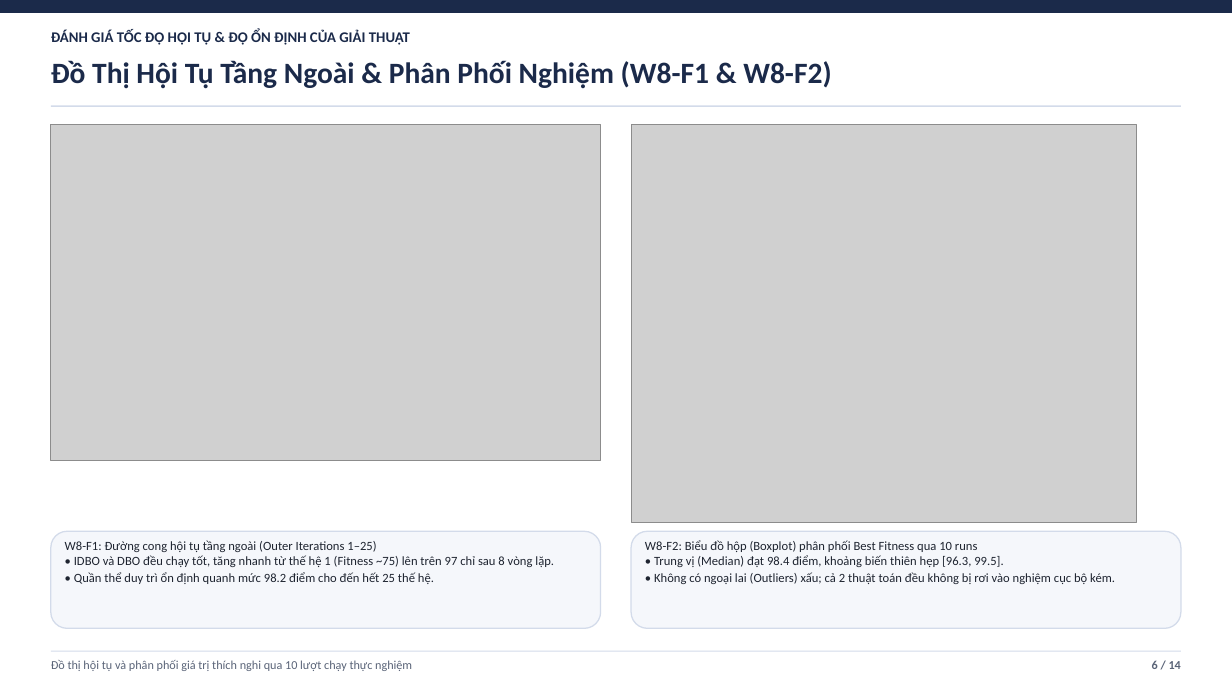
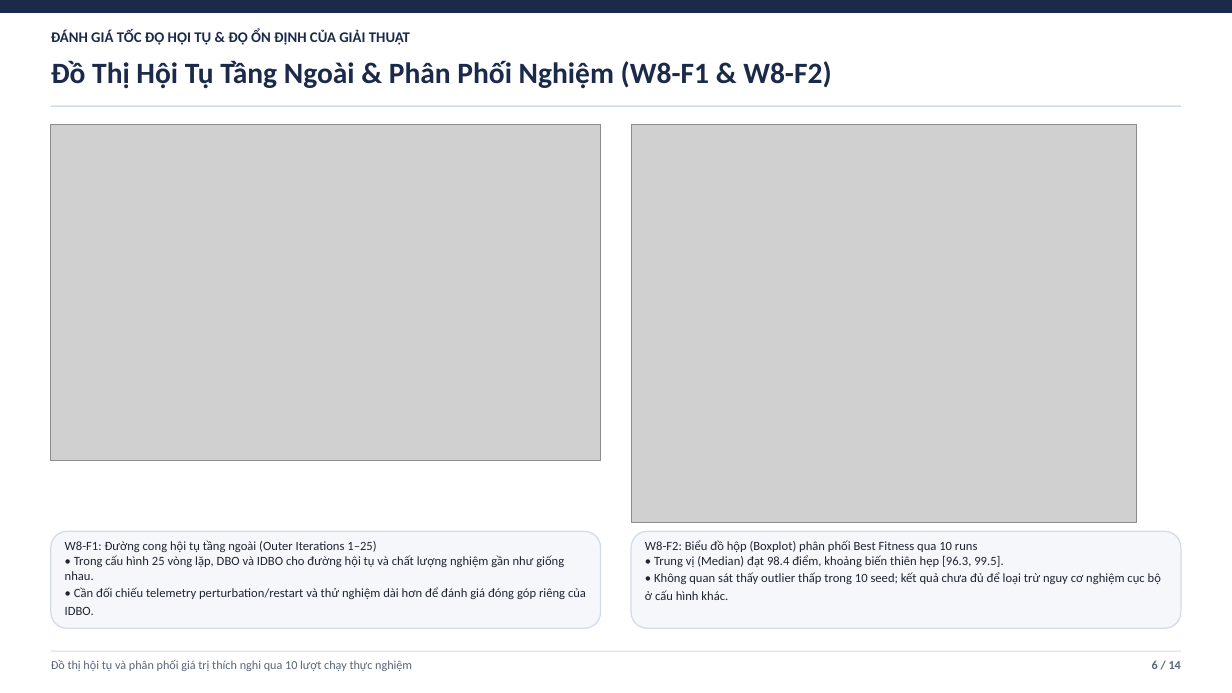
Before and after one commit to duylequang2303/DBO_heathcare, a slide deck: slide 6 of docs/slides/Slide_Bao_Cao_Tuan_8_9_DBO_IDBO.pptx. Drawn at 1232x693 pixels with LibreOffice and Linux fonts; fonts in the diff are those of the drawing; grey boxes stand for pictures. Boxes give left, top, right and bottom in pixels: in the first picture for what was removed or moved away, otherwise in the second. Text is boxed around its words. In the diff, an @@ line names an element or a change of style, - is before the commit and + after.

```diff
--- a/docs/slides/Slide_Bao_Cao_Tuan_8_9_DBO_IDBO.pptx
+++ b/docs/slides/Slide_Bao_Cao_Tuan_8_9_DBO_IDBO.pptx
@@ text at <box>65,540,586,615</box>: text changed @@
-W8-F1: Đường cong hội tụ tầng ngoài (Outer Iterations 1–25)
-• IDBO và DBO đều chạy tốt, tăng nhanh từ thế hệ 1 (Fitness ~75) lên trên 97 chỉ sau 8 vòng lặp.
-• Quần thể duy trì ổn định quanh mức 98.2 điểm cho đến hết 25 thế hệ.
+W8-F1: Đường cong hội tụ tầng ngoài (Outer Iterations 1–25)
+• Trong cấu hình 25 vòng lặp, DBO và IDBO cho đường hội tụ và chất lượng nghiệm gần như giống nhau.
+• Cần đối chiếu telemetry perturbation/restart và thử nghiệm dài hơn để đánh giá đóng góp riêng của IDBO.
@@ text at <box>645,540,1161,600</box>: text changed @@
-W8-F2: Biểu đồ hộp (Boxplot) phân phối Best Fitness qua 10 runs
-• Trung vị (Median) đạt 98.4 điểm, khoảng biến thiên hẹp [96.3, 99.5].
-• Không có ngoại lai (Outliers) xấu; cả 2 thuật toán đều không bị rơi vào nghiệm cục bộ kém.
+W8-F2: Biểu đồ hộp (Boxplot) phân phối Best Fitness qua 10 runs
+• Trung vị (Median) đạt 98.4 điểm, khoảng biến thiên hẹp [96.3, 99.5].
+• Không quan sát thấy outlier thấp trong 10 seed; kết quả chưa đủ để loại trừ nguy cơ nghiệm cục bộ ở cấu hình khác.
```
Also in this commit, not shown: 9 other slides changed, 2 other files.
